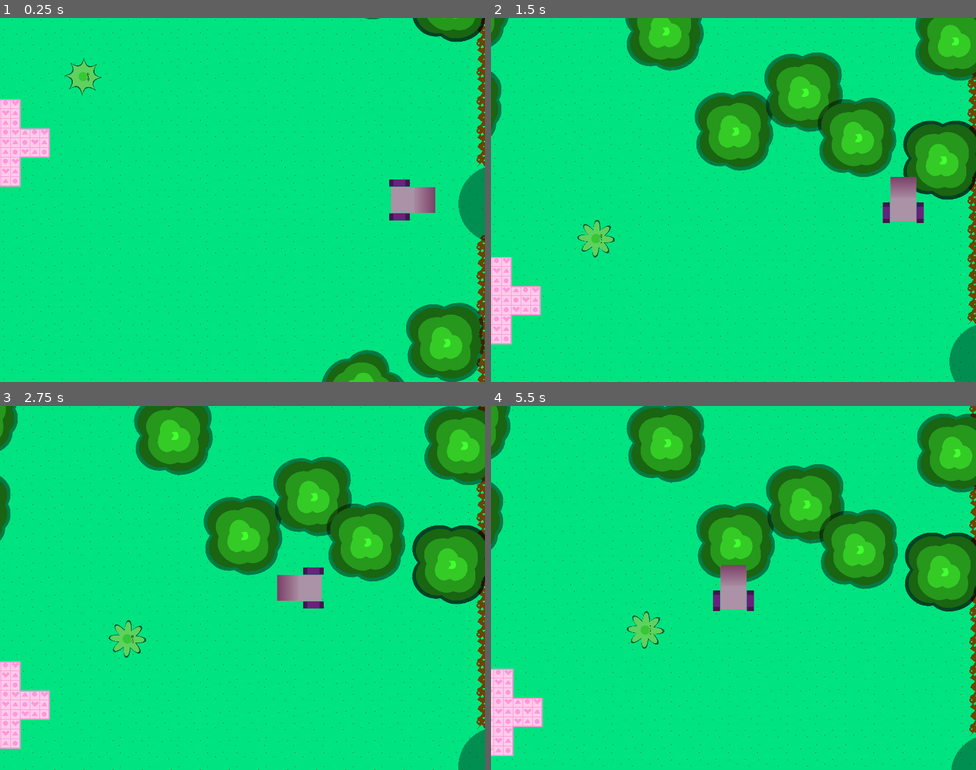
Above: before the commit, frames 1-4 (two rows, left to right).
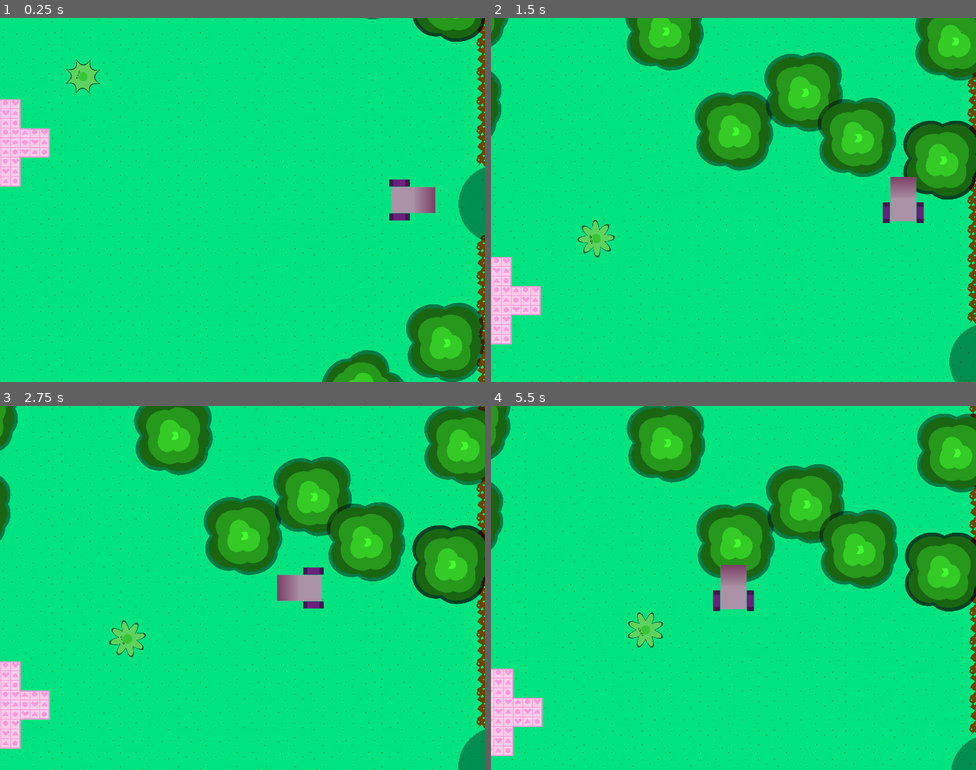
Above: after the commit, the same moments.

Repository: Hackerspace-IFUSP/Crossover_Jam_2021
Game: Godot game, scene res://Maps/Map6.tscn
The game is run twice, just before and just after one commit, with the same random seed, the same clock (stepped at 60 frames per second) and the same inputs. This scene is started directly instead of the project's main scene.
Inputs (mouse positions are in pixels of both pictures, inside the frame that each line leads up to):
- Up to frame 1 (0.25 s): no input
- Up to frame 2 (1.5 s): move the mouse to (709, 272) at 0.52 s; hold Up (ui_up) from 0.53 s (still down); tap Space (dash) at 0.6 s; move the mouse to (879, 254) at 1.27 s; right-click (879, 254) at 1.35 s
- Up to frame 3 (2.75 s): move the mouse to (97, 533) at 2.02 s; release Up (ui_up) at 2.03 s; hold Left (ui_left) from 2.03 s (still down); click (97, 533) at 2.1 s
- Up to frame 4 (5.5 s): move the mouse to (757, 588) at 2.77 s; tap Space (dash) at 2.85, 5.1 s; move the mouse to (660, 497) at 3.52 s; release Left (ui_left) at 3.53 s; hold Down (ui_down) 3.53-4.28 s; right-click (660, 497) at 3.6 s; tap Enter at 4.25 s; move the mouse to (840, 569) at 4.27 s; hold Right (ui_right) 4.28-5.03 s; click (840, 569) at 4.35 s; move the mouse to (636, 606) at 5.02 s; hold Up (ui_up) from 5.03 s (still down)

The runs differ from the first frame. In frame 1, 0.2% of the frame differs, in the area x 13-21%, y 11-22%; in frame 2, 0.2%; in frame 3, 0.3%; in frame 4, 0.3%, in the area x 28-36%, y 56-67%.

Commit message:
fixed: orientation

Diff:
--- a/Scenes/Ciclista.tscn
+++ b/Scenes/Ciclista.tscn
@@ -34,7 +34,7 @@
 
 [node name="Sprite" type="AnimatedSprite" parent="."]
 position = Vector2( -9.53674e-07, 9.53674e-07 )
-rotation = 3.14159
+rotation = 7.85397
 scale = Vector2( 0.5, 0.5 )
 frames = SubResource( 3 )
 playing = true
--- a/Scripts/Enemy.gd
+++ b/Scripts/Enemy.gd
@@ -24,13 +24,13 @@
 
 
 func _ready():
-	if speed > 0:
-		$Sprite.rotation = PI
 	if self.state == State.PATROLLING: self.patrol()
 	pass
 
 func _physics_process(delta):
 	self.move(delta)
+	if self.state != State.IDLING:
+		self.look_at(self.position + self.velocity)
 	pass
 
 # Lógica de movimentação
